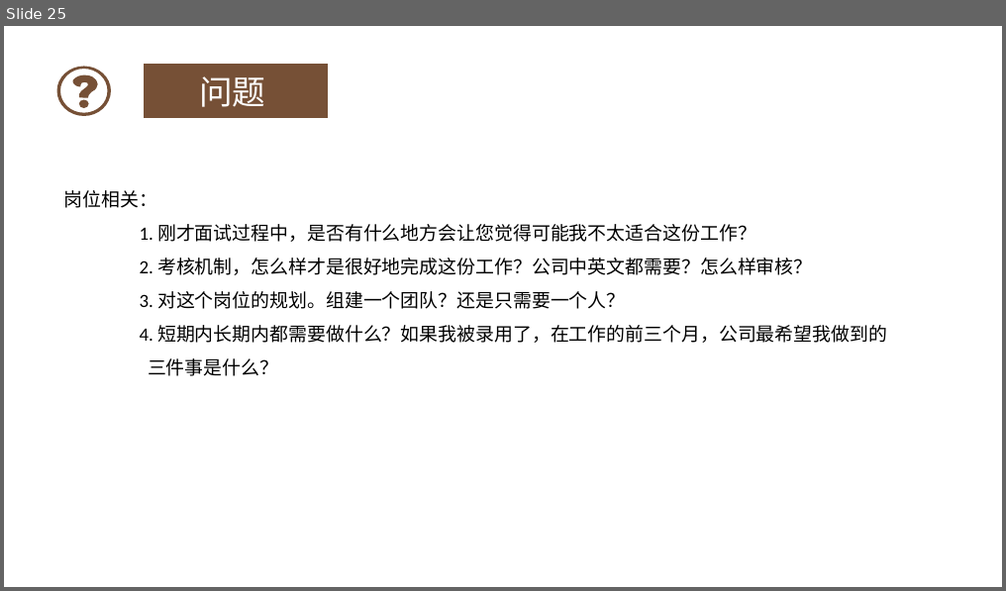
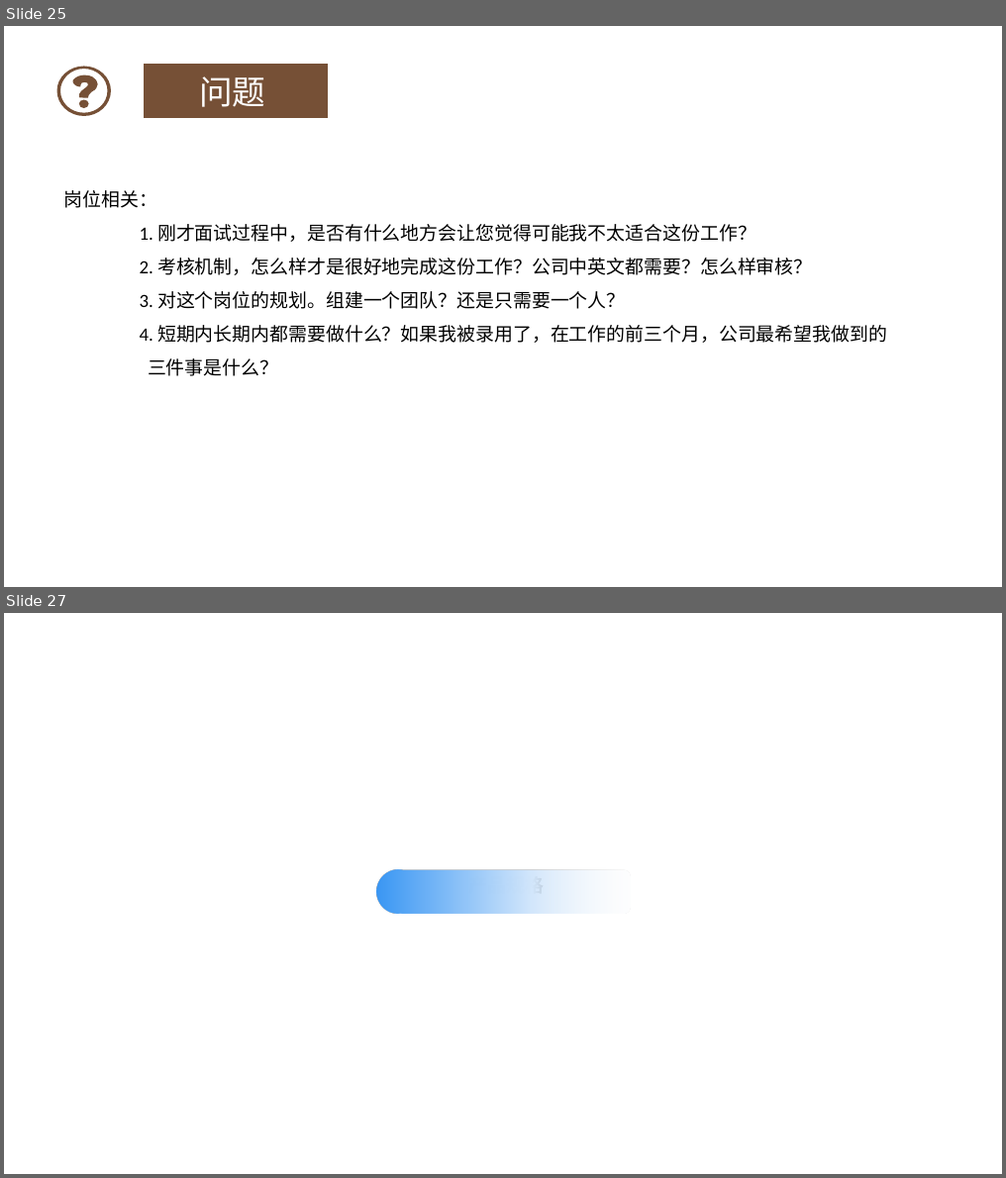
Before and after one commit to yaoyaodu/materials, a slide deck: docs/工具使用篇/绘图截图/PPT/工作总结.pptx. Shown one above the other, each under a label of ours: slide 25 before the commit, slides 25 and 27 after it; the slides between them are not shown. The pictures are 1006x591 and 1006x1178 pixels, drawn with LibreOffice and Linux fonts; fonts in the diff are those of the drawing; background and template pictures are left out. Boxes give left, top, right and bottom in pixels: in the first picture for what was removed or moved away, otherwise in the second. Text is boxed around its words. In the diff, an @@ line names an element or a change of style, - is before the commit and + after.

Commit message:
产品彩页

```diff
--- a/docs/工具使用篇/绘图截图/PPT/工作总结.pptx
+++ b/docs/工具使用篇/绘图截图/PPT/工作总结.pptx
@@ slide 27 added at bbox=[4, 613, 1002, 1174], background picture (left out) @@
@@ freeform shape added at bbox=[376, 869, 630, 913], fill gradient #3A97F4 to #D3E7FC to #F7FAFD @@
@@ text added at bbox=[469, 871, 545, 898], 18 pt, text #000000, bold @@
+产品规格
```
Also in this commit, not shown: 1 other slide added, 42 other files.
